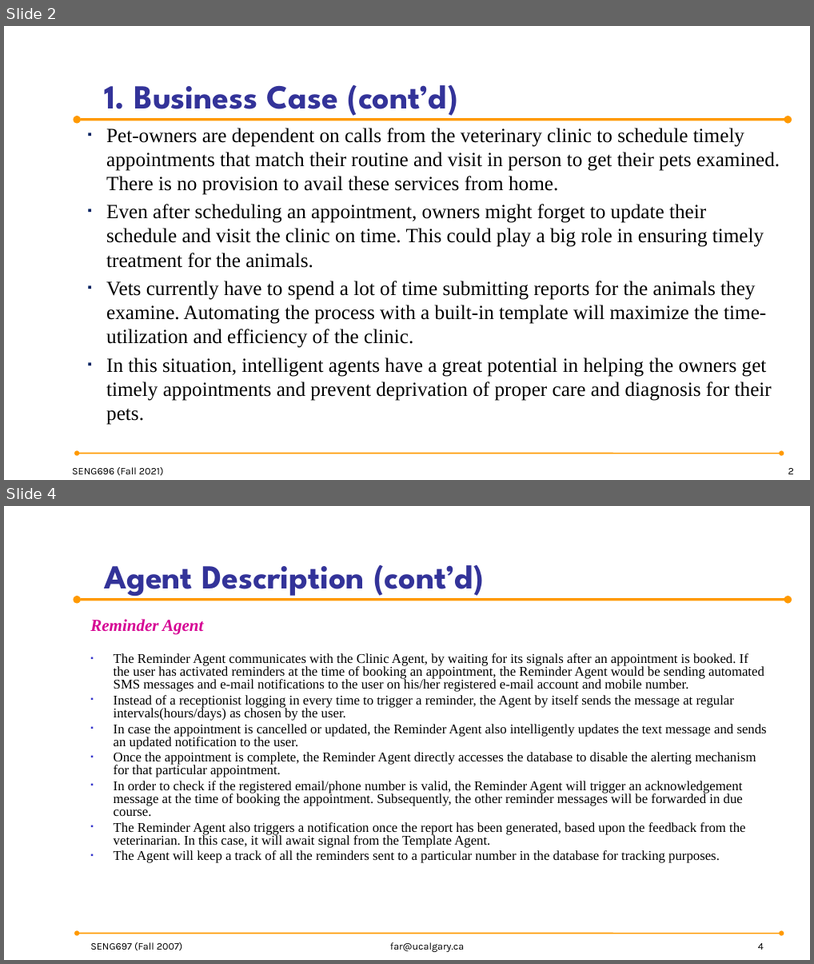
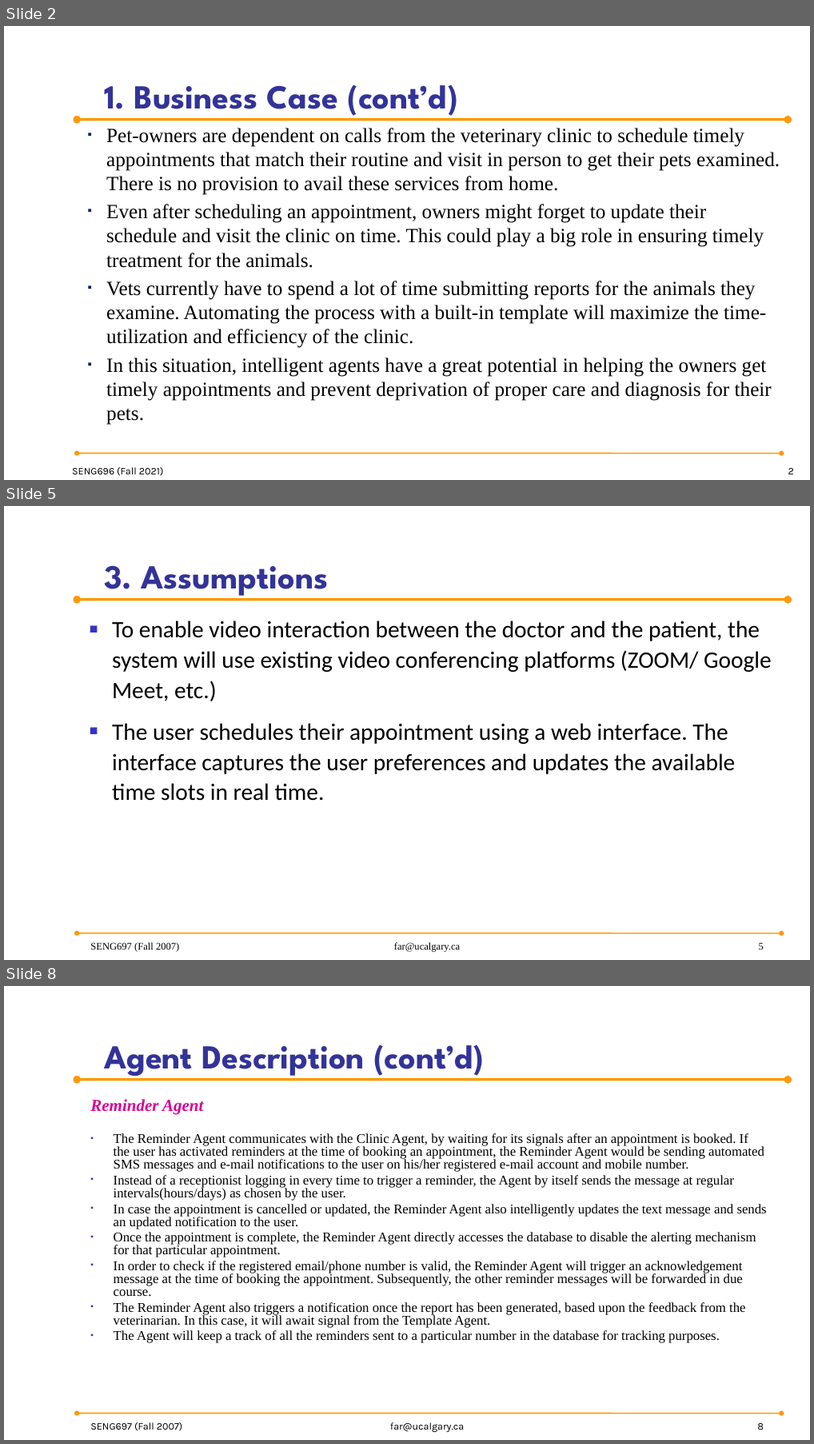
Before and after one commit to anish30145784/SENG696_GroupD, a slide deck: GroupD_ProjectPresentation.pptx. Shown one above the other, each under a label of ours: slides 2 and 4 before the commit, slides 2, 5 and 8 after it; the slides between them are not shown. The pictures are 814x964 and 814x1444 pixels, drawn with LibreOffice and Linux fonts; fonts in the diff are those of the drawing; background and template pictures are left out. Boxes give left, top, right and bottom in pixels: in the first picture for what was removed or moved away, otherwise in the second. Text is boxed around its words. In the diff, an @@ line names an element or a change of style, - is before the commit and + after.

Commit message:
Added assumptions, requirements, wish-list, template agent, and design models

```diff
--- a/GroupD_ProjectPresentation.pptx
+++ b/GroupD_ProjectPresentation.pptx
@@ slide 5 added at (4,506,810,960), background picture (left out); not listed: 2 template elements that a slide beside it also shows @@
@@ title added at (104,566,328,599), 40 pt, text #333399, bold @@
+3. Assumptions
@@ text added at (112,620,772,800), 28 pt, text #000000 @@
+■ To enable video interaction between the doctor and the patient, the system will use existing video conferencing platforms (ZOOM/ Google Meet, etc.)
+■ The user schedules their appointment using a web interface. The interface captures the user preferences and updates the available time slots in real time.
@@ text added at (90,942,179,952), 12 pt, text #000000 @@
+SENG697 (Fall 2007)
@@ text added at (394,942,460,952), 12 pt, text #000000 @@
+far@ucalgary.ca
@@ page number added at (759,942,764,949), 12 pt, text #000000 @@
+5
@@ what was slide 4 is now slide 8 @@
@@ page number at (758,1423,764,1429): text changed @@
-4
+8
```
Also in this commit, not shown: 7 other slides added.
